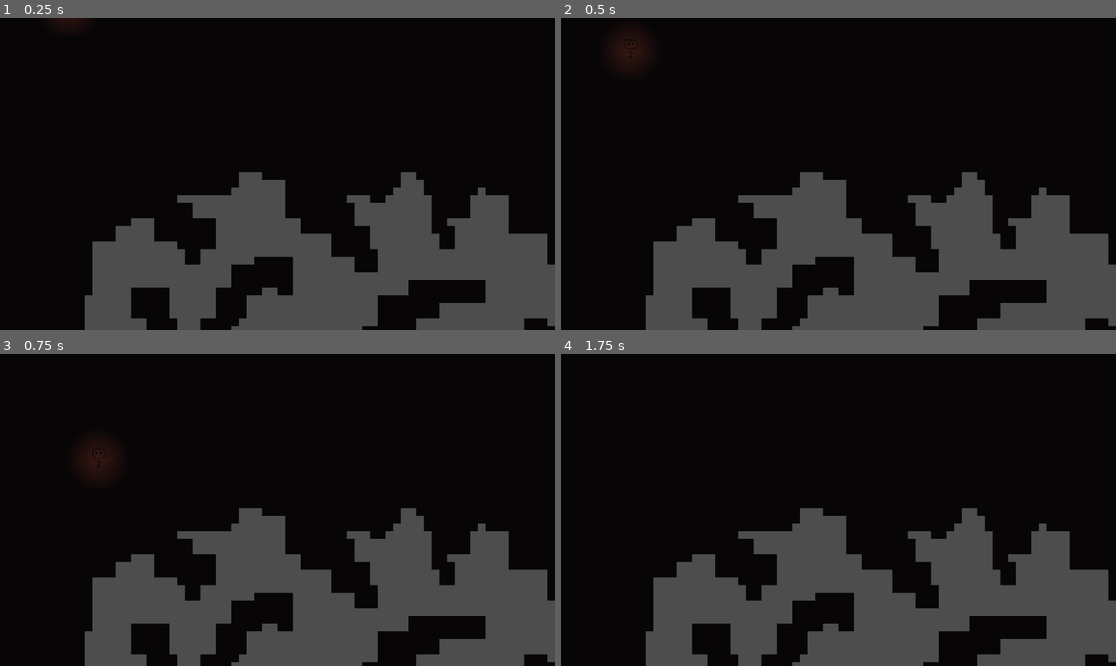
Above: before the commit, frames 1-4 (two rows, left to right).
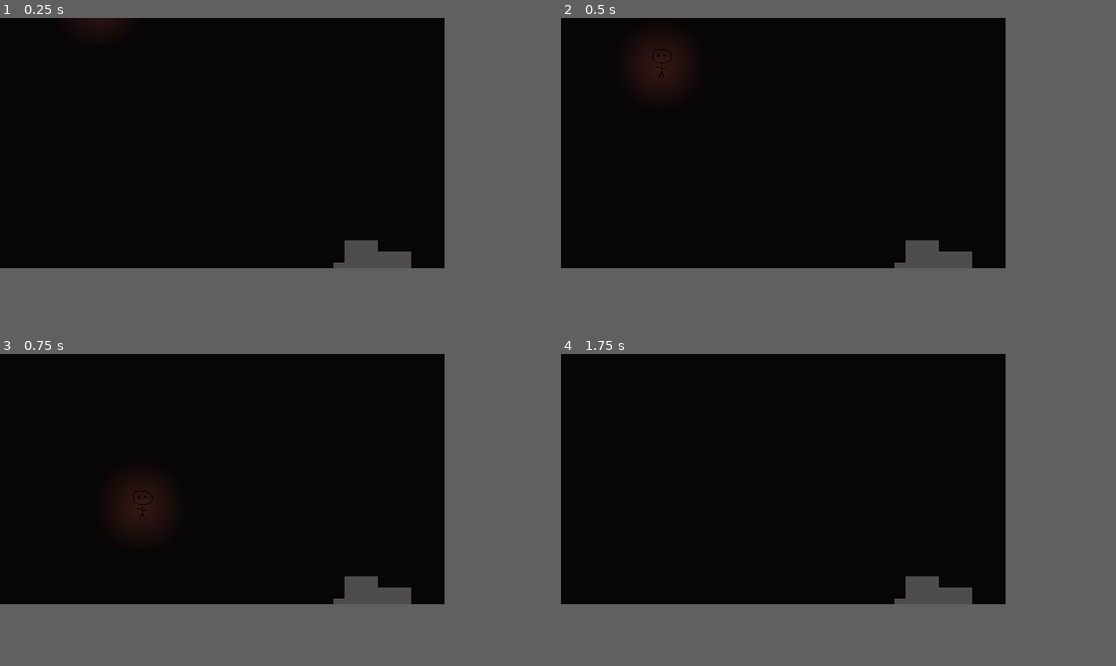
Above: after the commit, the same moments.

Repository: AmazinAxel/drillin
Game: Godot game, scene res://scenes/Main/Main.tscn
The game is run twice, just before and just after one commit, with the same random seed, the same clock (stepped at 60 frames per second) and the same inputs.
Inputs:
- Up to frame 1 (0.25 s): no input
- Up to frame 2 (0.5 s): no input
- Up to frame 3 (0.75 s): tap Enter (ui_accept) at 0.5 s; hold Right (ui_right) from 0.53 s (still down)
- Up to frame 4 (1.75 s): keep holding Right (ui_right); tap Enter (ui_accept) at 0.77, 1.52 s
In our replay, the window is 799x449 before the commit and 640x360 after it. These sizes can differ from the game's own. Grey fills any space a smaller window leaves; there, only what the larger window draws over its background counts as a difference.

The runs differ from the first frame. In frame 1, 25% of the frame differs, in the area x 15-100%, y 0-100%; in frame 2, 26%; in frame 3, 26%, in the area x 14-100%, y 28-100%; in frame 4, 25%.

Commit message:
feat: UI

Diff:
--- a/project.godot
+++ b/project.godot
@@ -15,12 +15,19 @@
 config/features=PackedStringArray("4.6", "GL Compatibility")
 config/icon="res://icon.svg"
 
+[display]
+
+window/size/viewport_width=640
+window/size/viewport_height=360
+window/stretch/mode="viewport"
+
 [physics]
 
 3d/physics_engine="Jolt Physics"
 
 [rendering]
 
+textures/canvas_textures/default_texture_filter=0
 rendering_device/driver.windows="d3d12"
 renderer/rendering_method="gl_compatibility"
 renderer/rendering_method.mobile="gl_compatibility"
--- /dev/null
+++ b/scenes/DeathUI.tscn
@@ -0,0 +1,54 @@
+[gd_scene format=3 uid="uid://b0ea0pkrkrqyj"]
+
+[ext_resource type="Texture2D" uid="uid://ds2on7amp5fky" path="res://scenes/MyDrilla.png" id="1_n3gfk"]
+[ext_resource type="FontFile" uid="uid://c3g62tojgeqhs" path="res://scenes/karmatic-arcade.ttf" id="1_pihsr"]
+[ext_resource type="FontFile" uid="uid://c65gbpprdei7w" path="res://scenes/lowres-pixel.otf" id="2_n3gfk"]
+
+[node name="DeathUi" type="Control" unique_id=435709908]
+layout_mode = 3
+anchors_preset = 15
+anchor_right = 1.0
+anchor_bottom = 1.0
+grow_horizontal = 2
+grow_vertical = 2
+
+[node name="ColorRect" type="ColorRect" parent="." unique_id=550521349]
+layout_mode = 1
+anchors_preset = 15
+anchor_right = 1.0
+anchor_bottom = 1.0
+grow_horizontal = 2
+grow_vertical = 2
+color = Color(0.7209156, 0.5395997, 0.4422959, 1)
+
+[node name="HBoxContainer" type="HBoxContainer" parent="." unique_id=399867372]
+layout_mode = 0
+offset_right = 304.0
+offset_bottom = 128.0
+
+[node name="VBoxContainer" type="VBoxContainer" parent="HBoxContainer" unique_id=254632277]
+layout_mode = 2
+theme_override_constants/separation = 20
+alignment = 1
+
+[node name="Label" type="Label" parent="HBoxContainer/VBoxContainer" unique_id=694017651]
+layout_mode = 2
+size_flags_vertical = 1
+theme_override_fonts/font = ExtResource("1_pihsr")
+theme_override_font_sizes/font_size = 32
+text = "drillin'"
+horizontal_alignment = 1
+
+[node name="Button" type="Button" parent="HBoxContainer/VBoxContainer" unique_id=1068205948]
+custom_minimum_size = Vector2(140, 0)
+layout_mode = 2
+size_flags_horizontal = 4
+theme_override_fonts/font = ExtResource("2_n3gfk")
+theme_override_font_sizes/font_size = 42
+text = "Play"
+
+[node name="TextureRect" type="TextureRect" parent="HBoxContainer" unique_id=1719194117]
+custom_minimum_size = Vector2(128, 128)
+layout_mode = 2
+texture = ExtResource("1_n3gfk")
+stretch_mode = 5
--- /dev/null
+++ b/scenes/PlayUI.tscn
@@ -0,0 +1,3 @@
+[gd_scene format=3 uid="uid://di1jb5os7qfa7"]
+
+[node name="PlayUi" type="Node2D" unique_id=2006887230]
Binary file added: scenes/MyDrilla.png
Not shown, added: scenes/MyDrilla.png.import
Binary file added: scenes/karmatic-arcade.ttf
Not shown, added: scenes/karmatic-arcade.ttf.import
Binary file added: scenes/lowres-pixel.otf
Not shown, added: scenes/lowres-pixel.otf.import
